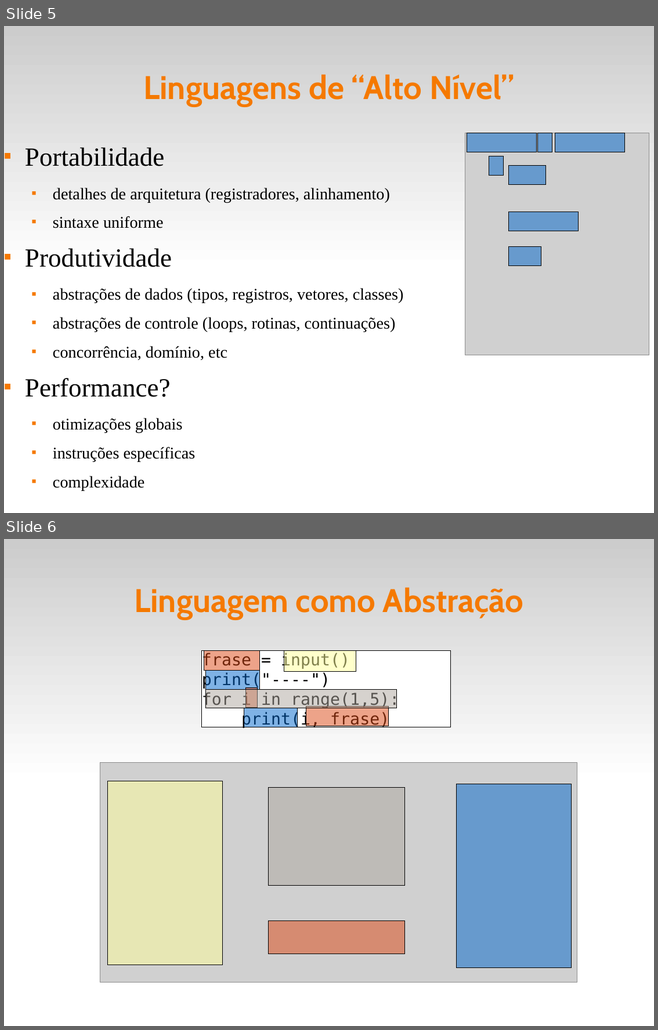
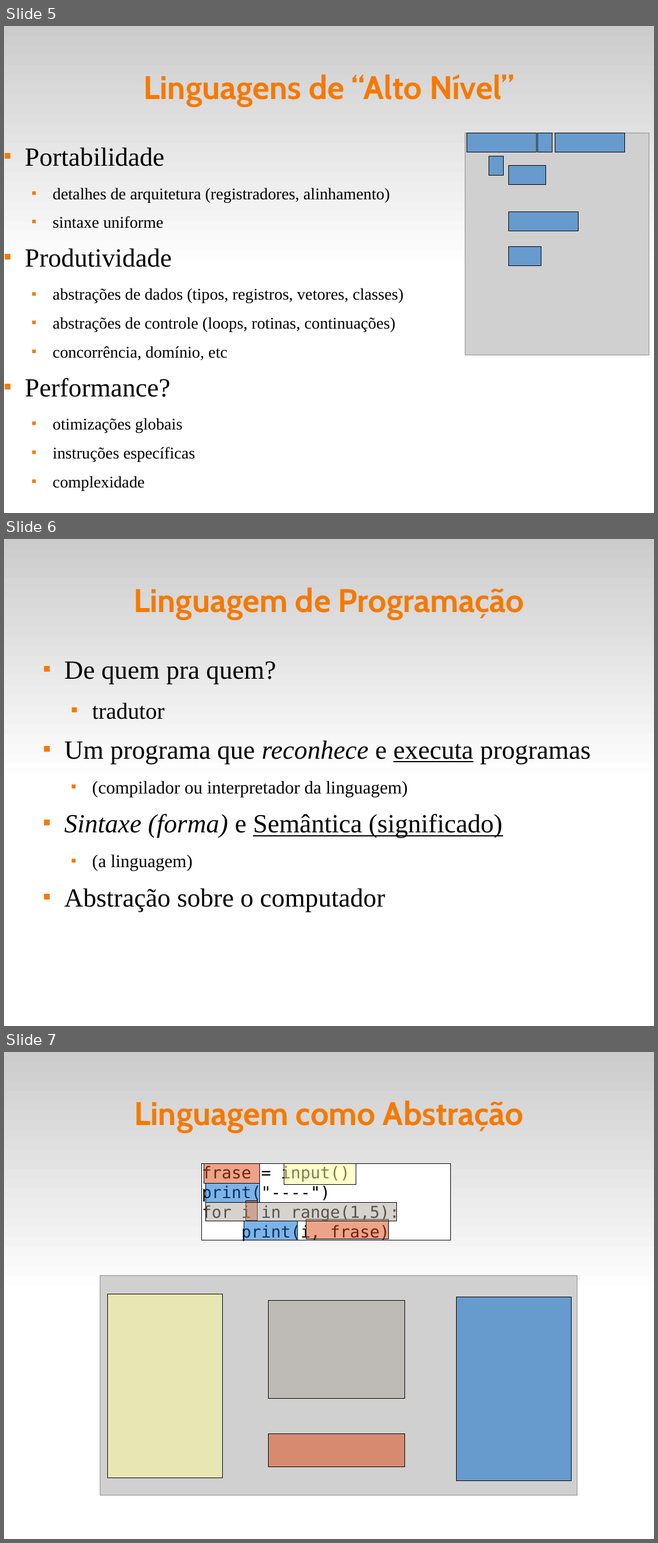
Before and after one commit to fsantanna-uerj/EDL, a slide deck: slides/edl-01.odp. Shown one above the other, each under a label of ours: slides 5 and 6 before the commit, slides 5, 6 and 7 after it. The pictures are 658x1030 and 658x1543 pixels, drawn with LibreOffice and Linux fonts; fonts in the diff are those of the drawing; grey boxes stand for pictures. Boxes give left, top, right and bottom in pixels: in the first picture for what was removed or moved away, otherwise in the second. Text is boxed around its words. In the diff, an @@ line names an element or a change of style, - is before the commit and + after.

```diff
--- a/slides/edl-01.odp
+++ b/slides/edl-01.odp
@@ slide 6 added at <box>4,539,654,1026</box>, background #FFFFFF; not listed: 1 template element that a slide beside it also shows @@
@@ title added at <box>133,587,524,620</box>, 40 pt, text #F57900, bold @@
+Linguagem de Programação
@@ text added at <box>64,661,590,912</box>, 32 pt, text #000000 @@
+■ De quem pra quem?
+  ■ tradutor
+■ Um programa que reconhece e executa programas
+  ■ (compilador ou interpretador da linguagem)
+■ Sintaxe (forma) e Semântica (significado)
+  ■ (a linguagem)
+■ Abstração sobre o computador
@@ what was slide 6 is now slide 7 @@
```
Also in this commit, not shown: 2 slides changed, 1 other slide added, 2 other files.
